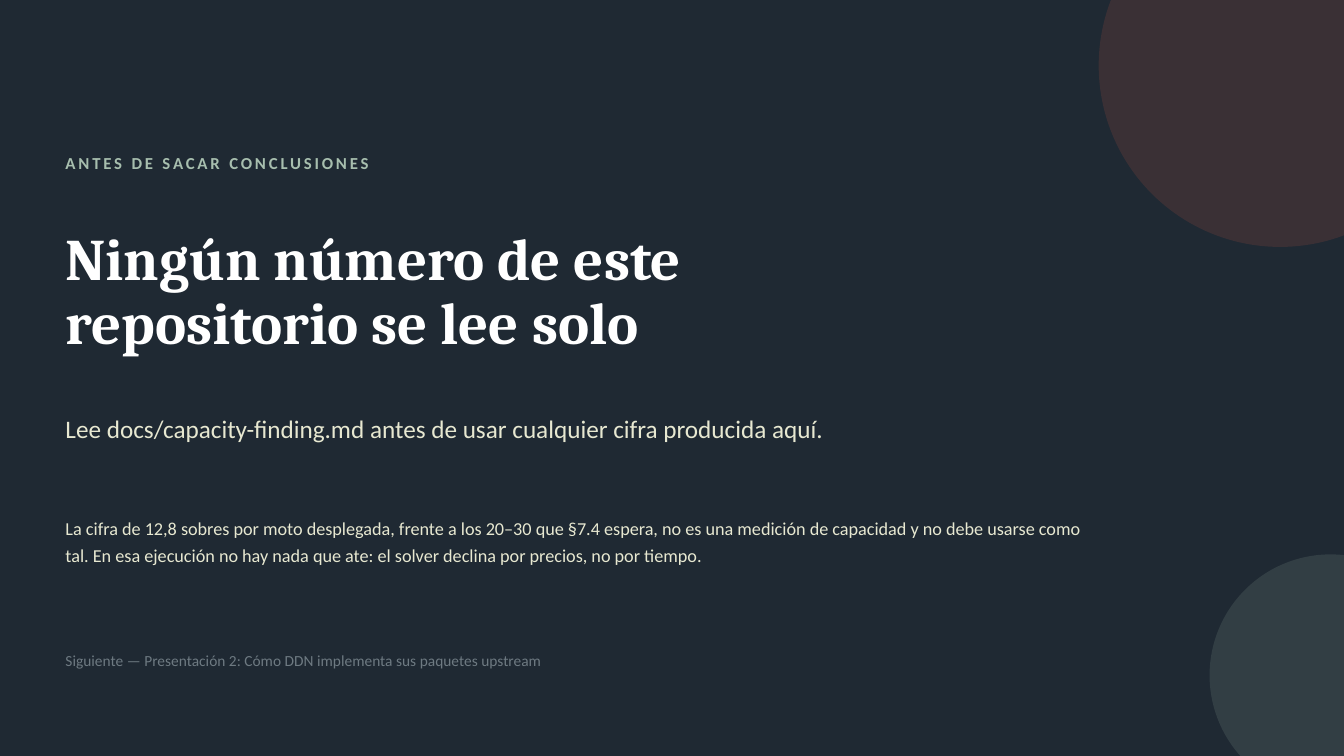
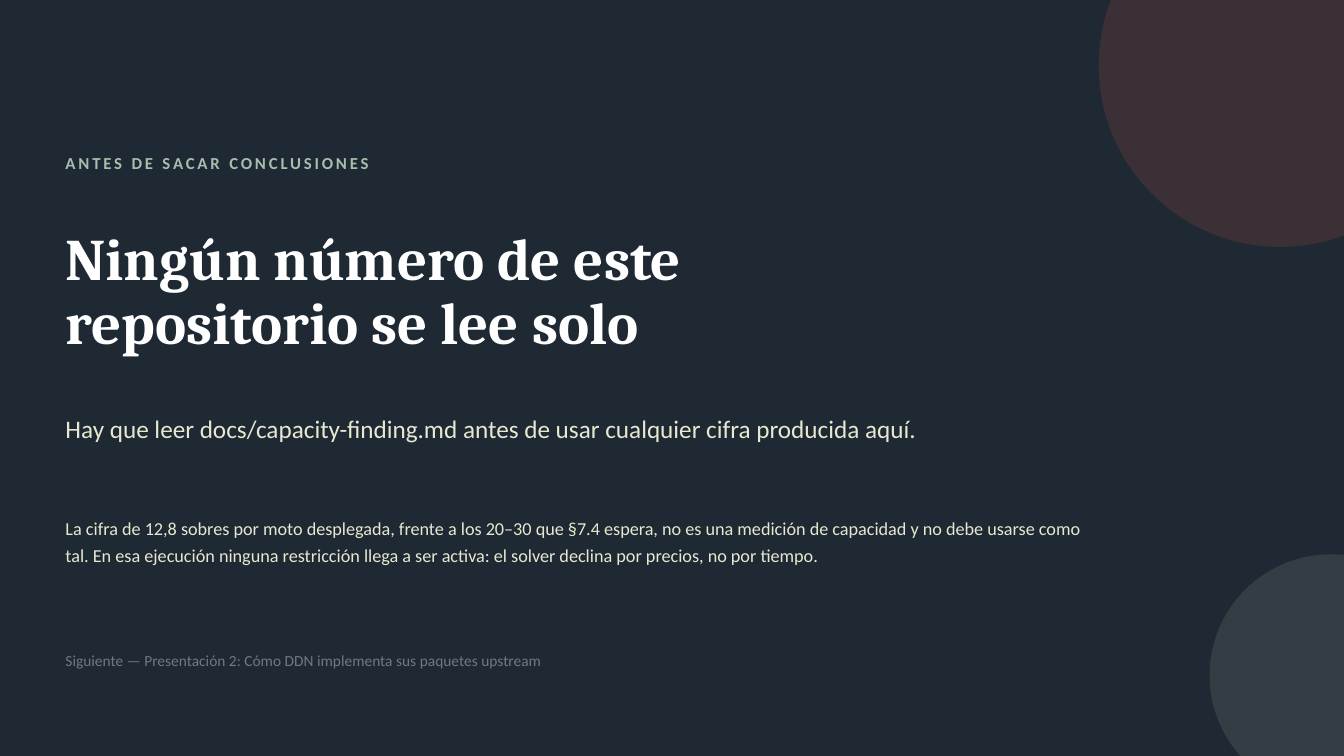
Before and after one commit to lvalverdeb/ddn, a slide deck: slide 10 of docs/presentaciones/01-que-es-ddn.pptx. Drawn at 1344x756 pixels with LibreOffice and Linux fonts; fonts in the diff are those of the drawing. Boxes give left, top, right and bottom in pixels: in the first picture for what was removed or moved away, otherwise in the second. Text is boxed around its words. In the diff, an @@ line names an element or a change of style, - is before the commit and + after.

```diff
--- a/docs/presentaciones/01-que-es-ddn.pptx
+++ b/docs/presentaciones/01-que-es-ddn.pptx
@@ text at (65,420,916,443): text changed @@
-Lee docs/capacity-finding.md antes de usar cualquier cifra producida aquí.
+Hay que leer docs/capacity-finding.md antes de usar cualquier cifra producida aquí.
@@ text at (65,522,1080,565): text changed @@
-La cifra de 12,8 sobres por moto desplegada, frente a los 20–30 que §7.4 espera, no es una medición de capacidad y no debe usarse como tal. En esa ejecución no hay nada que ate: el solver declina por precios, no por tiempo.
+La cifra de 12,8 sobres por moto desplegada, frente a los 20–30 que §7.4 espera, no es una medición de capacidad y no debe usarse como tal. En esa ejecución ninguna restricción llega a ser activa: el solver declina por precios, no por tiempo.
```
Also in this commit, not shown: 6 other slides changed, 11 other files.
